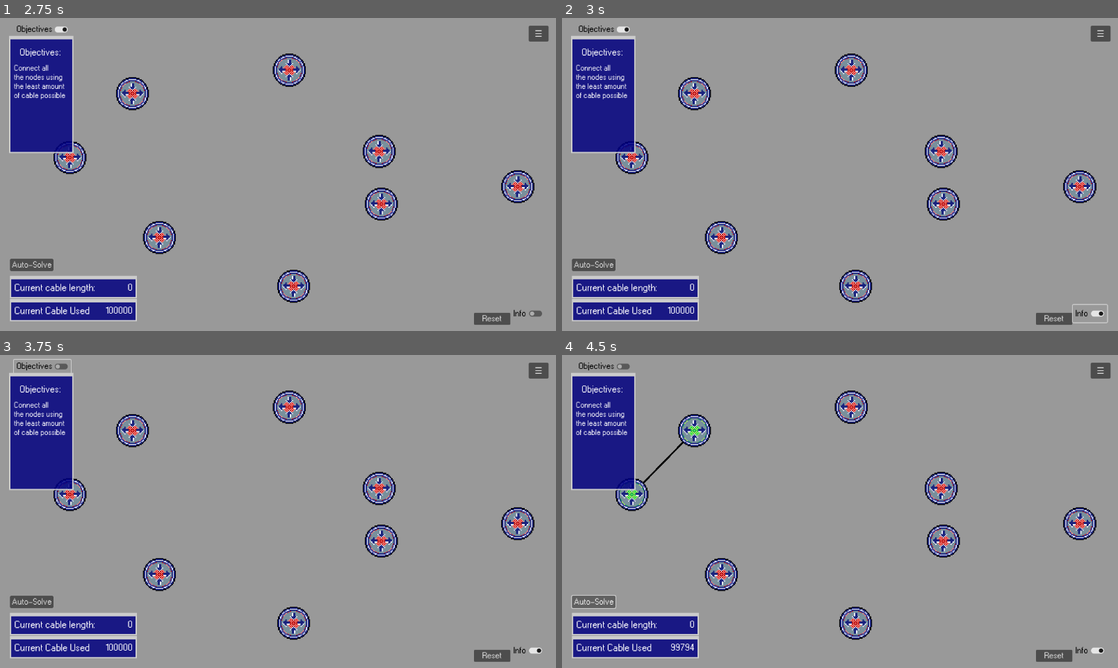
Above: before the commit, frames 1-4 (two rows, left to right).
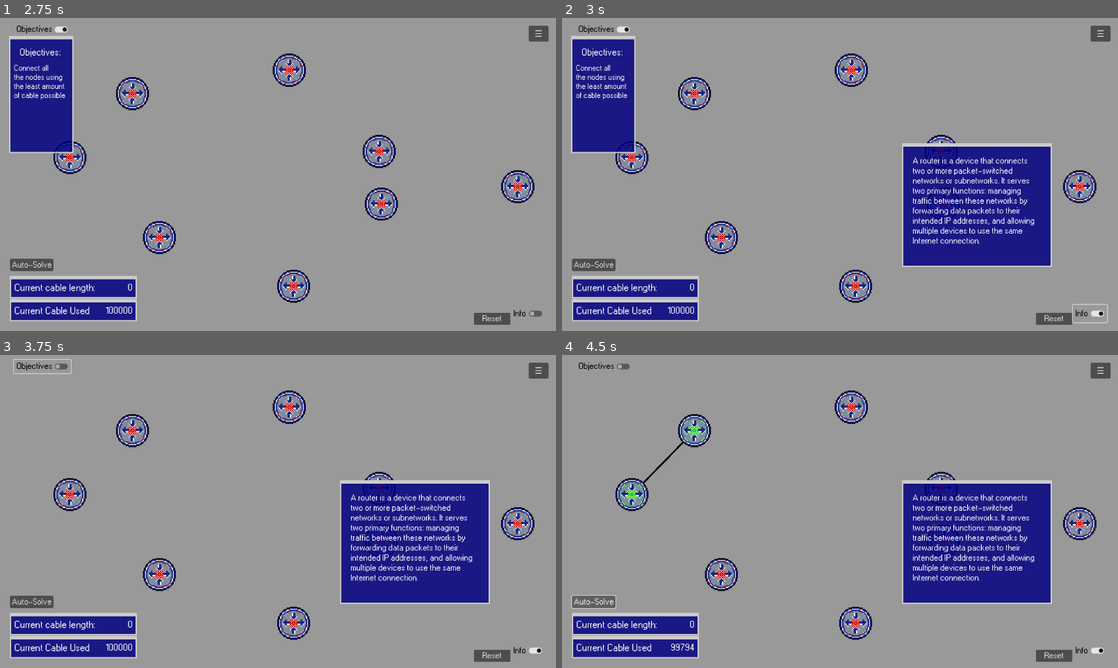
Above: after the commit, the same moments.

Repository: BcubeStudios/Netspace-Game
Game: Godot game, scene res://scenes/opening.tscn
Two runs of this game, one before a commit and one after it. Both use one fixed random seed, a clock stepped at 60 frames per second and the inputs below.
Inputs (mouse positions are in pixels of both pictures, inside the frame that each line leads up to):
- Up to frame 1 (2.75 s): click "START GAME" at 0.5 s; move the mouse to (400, 158) at 1.27 s; click (400, 158) at 1.42 s; move the mouse to (166, 190) at 2.02 s; click (166, 190) at 2.17 s
- Up to frame 2 (3 s): click "Info" at 2.75 s
- Up to frame 3 (3.75 s): click "Objectives" at 3.5 s
- Up to frame 4 (4.5 s): click "Auto-Solve" at 4.25 s

Frame 1 is identical in both runs. In frame 2, 11% of the frame differs, in the area x 61-89%, y 40-80%; in frame 3, 15%; in frame 4, 15%, in the area x 1-89%, y 5-80%.
Error before the commit: Attempt to call function 'show' in base 'null instance' on a null instance. (res://scripts/hud.gd:34)

Commit message:
fixed hud error

Diff:
--- a/GodotWorkspace/scripts/hud.gd
+++ b/GodotWorkspace/scripts/hud.gd
@@ -29,7 +29,7 @@
 
 #toggles the info panel
 func _on_info_toggle_toggled(toggled_on):
-	var info_graphic = $HUD/infoPanel
+	var info_graphic = $infoPanel
 	if toggled_on:
 		info_graphic.show()
 	else:
@@ -38,7 +38,7 @@
 
 #toggles the objectives panel
 func _on_objectives_toggle_toggled(toggled_on):
-	var objectives_graphic = $HUD/objectivesPanel
+	var objectives_graphic = $objectivesPanel
 	if toggled_on:
 		objectives_graphic.show()
 	else:
